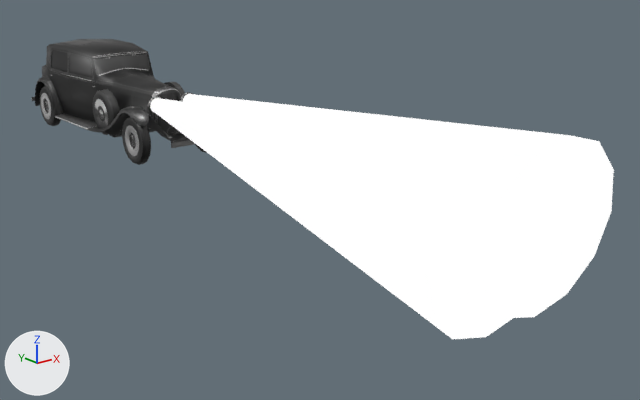
Before and after pictures for a commit that changed the glTF model public/gltf/Old_Car_01.glb.
Both versions are drawn from a 50 mm camera at (-7.87, -16.18, 4.18) aimed at (0.78, -5.38, -0.15). Arrows for +X, +Y and +Z are at lower left; the lights stay in place. Where no turn or scale is listed for an object, it has been applied to the vertices.

The first picture shows 'Old_Car_01', 'Wheel-Front-Right'.
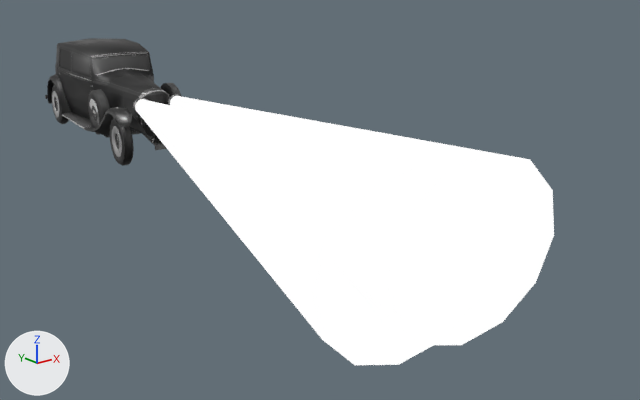
Edits to the bpy script that builds the scene:
```text
Change ob_old_car_01:
    ob_old_car_01.rotation_euler: (0.0, -0.000173, -0.0153) -> (0.0, -0.000183, -0.139)  # degrees (0, 0, -0.9) -> degrees (0, 0, -8)
```

Location of each change, (x1, y1, x2, y2) in pixels of the pictures (640 x 400 px):
'Old_Car_01', moved, turned
    before: (31, 39, 614, 339)
    after: (45, 38, 554, 365)
'Wheel-Front-Right', moved, turned
    before: (122, 116, 151, 165)
    after: (109, 119, 134, 166)
'Wheel-Back-Right', moved, turned
    before: (40, 86, 61, 126)
    after: (52, 85, 69, 124)
'Window', moved, turned
    before: (51, 50, 67, 72)
    after: (59, 49, 71, 71)
'Wheel-Front-Left', moved, turned (not visible afterwards)
    before: (195, 144, 207, 153)
